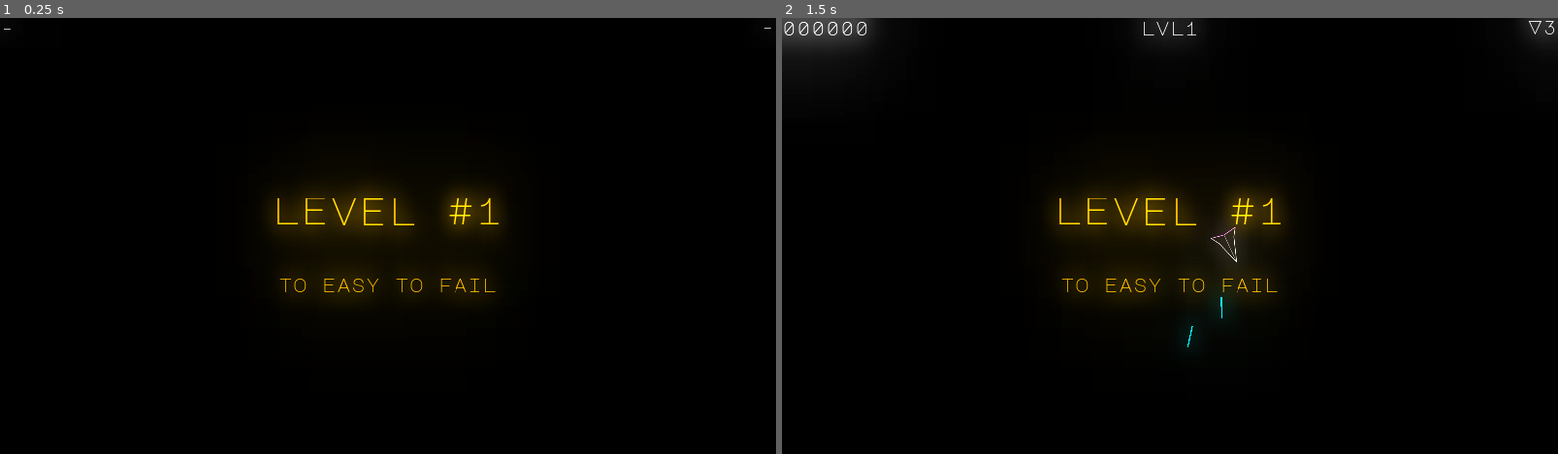
Above: before the commit, frames 1-2 (left to right).
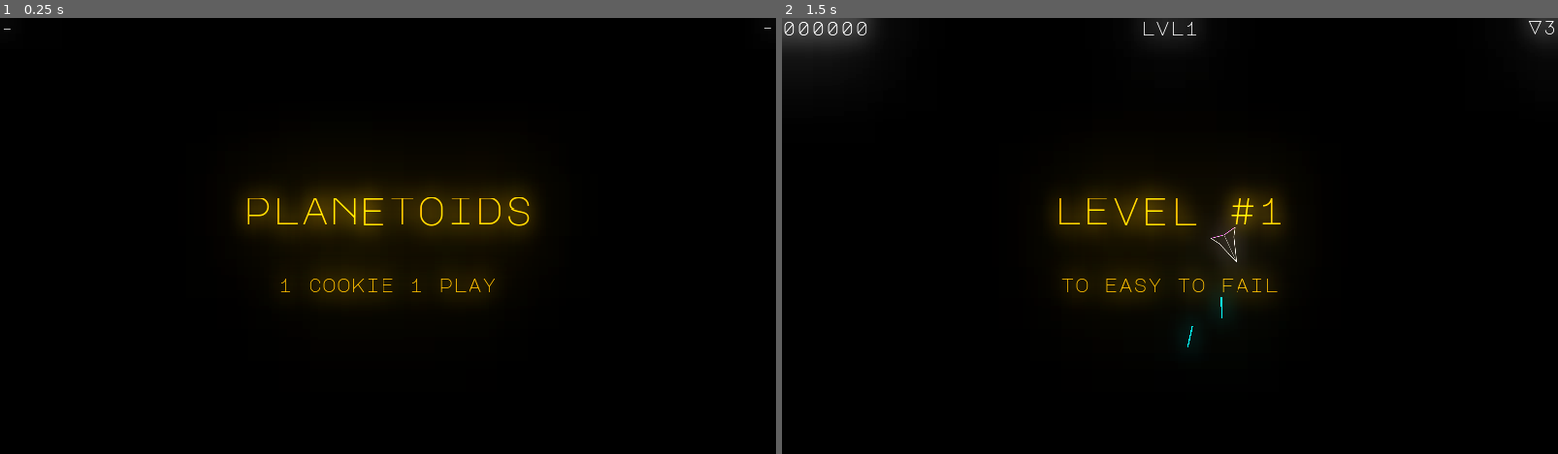
Above: after the commit, the same moments.

Repository: liske/Planetoids
Game: Godot game, scene res://scenes/Space.tscn
The game is run twice, just before and just after one commit, with the same random seed, the same clock (stepped at 60 frames per second) and the same inputs.
Inputs:
- Up to frame 1 (0.25 s): no input
- Up to frame 2 (1.5 s): tap Enter at 0.5 s; hold Right (rotate_right) 0.53-1.28 s; hold W (boost) 0.53-1.28 s; tap Space (shoot) at 1.25, 1.35 s; hold Left (rotate_left) from 1.28 s (still down)

The runs differ from the first frame. In frame 1, 1.5% of the frame differs, in the area x 30-69%, y 39-63%; in frame 2, nothing differs.

Commit message:
space: cleanups and handle linter warnings

Diff:
--- a/scenes/Space.gd
+++ b/scenes/Space.gd
@@ -29,14 +29,14 @@
 		score = value
 		hud.update_score(value)
 
-	func _init(hud, ship):
-		self.hud = hud
-		self.ship = ship
+	func _init(_hud, _ship):
+		self.hud = _hud
+		self.ship = _ship
 
-	func idle():
+	func stop():
 		self.idle = true
 
-		hud.show_start()
+		hud.show_idle()
 
 		self.ship.visible = false
 		self.ship.collision_layer = 2
@@ -61,11 +61,6 @@
 		self.score += 10
 		body.queue_free()
 
-#var idle_game = true
-#var player_level : int setget _player_lives_set
-#var player_lives : int setget _player_lives_set
-#var player_score : int setget _player_score_set
-
 var planetoids : Planetoids
 
 onready var viewport_size = get_viewport_rect().size
@@ -79,7 +74,7 @@
 	get_tree().get_root().connect("size_changed", self, "_viewport_changed")
 
 	planetoids = Planetoids.new($HUD, $Ship)
-	planetoids.idle()
+	planetoids.stop()
 
 func _viewport_changed():
 	# record current viewport size
